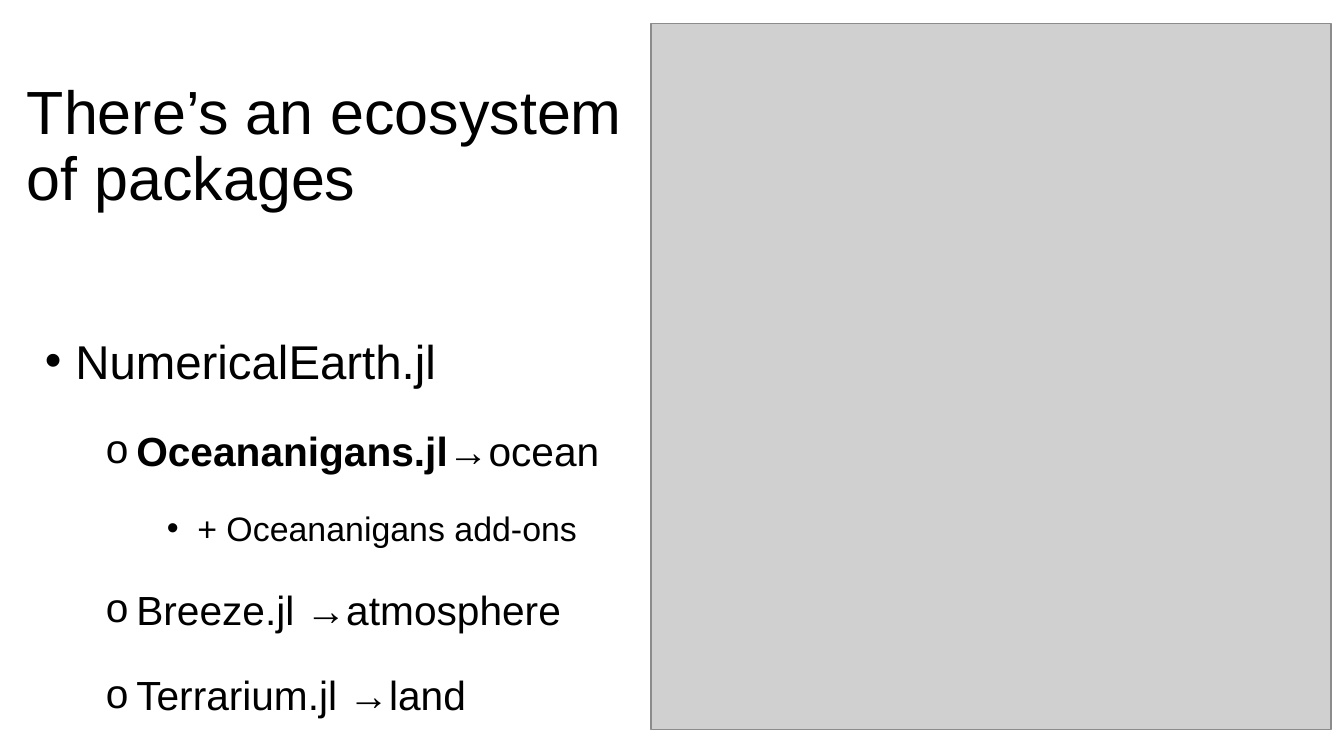
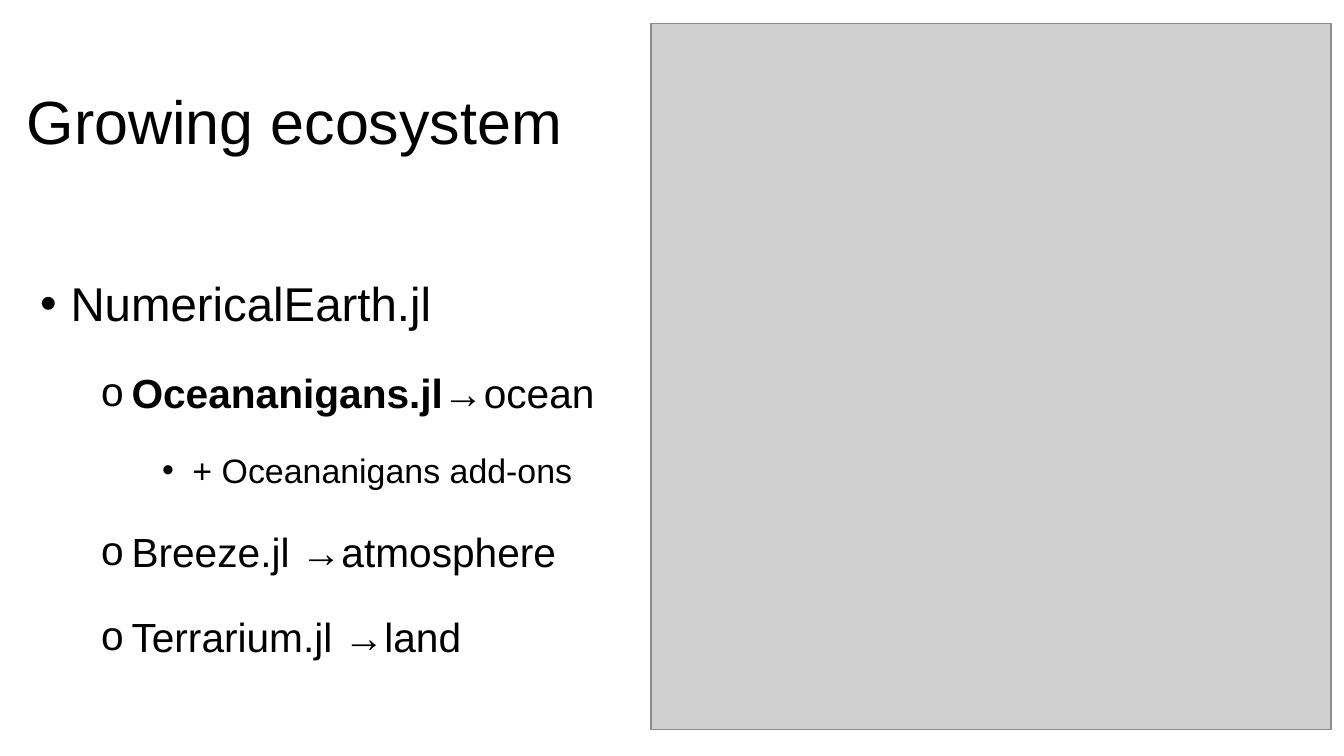
Before and after one commit to tomchor/oceananigans_tutorial_20260618, a slide deck: slide 4 of intro_Oceananigans_cicese_2026.odp. Drawn at 1344x756 pixels with LibreOffice and Linux fonts; fonts in the diff are those of the drawing; grey boxes stand for pictures. Boxes give left, top, right and bottom in pixels: in the first picture for what was removed or moved away, otherwise in the second. Text is boxed around its words. In the diff, an @@ line names an element or a change of style, - is before the commit and + after.

```diff
--- a/intro_Oceananigans_cicese_2026.odp
+++ b/intro_Oceananigans_cicese_2026.odp
@@ title at (x1=27, y1=99, x2=562, y2=155): text changed @@
-There’s an ecosystem of packages
+Growing ecosystem
@@ text "NumericalEarth.jl" moved from (x1=75, y1=344, x2=599, y2=718) to (x1=71, y1=286, x2=595, y2=660) @@
```
Also in this commit, not shown: 2 other slides changed.
